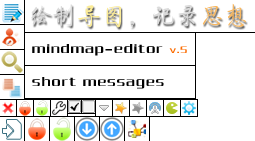
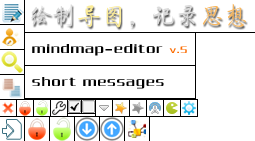
The second 255 x 141 image is a revision of the first. Changes to its layers:
painted on "图层 4" over box(2, 102, 14, 114)
painted on "图层 3" over box(2, 78, 22, 98)
painted on "图层 2" over box(1, 51, 23, 73)
painted on "图层 1" over box(2, 28, 20, 46)
painted on "图层 0" over box(2, 4, 24, 23)
